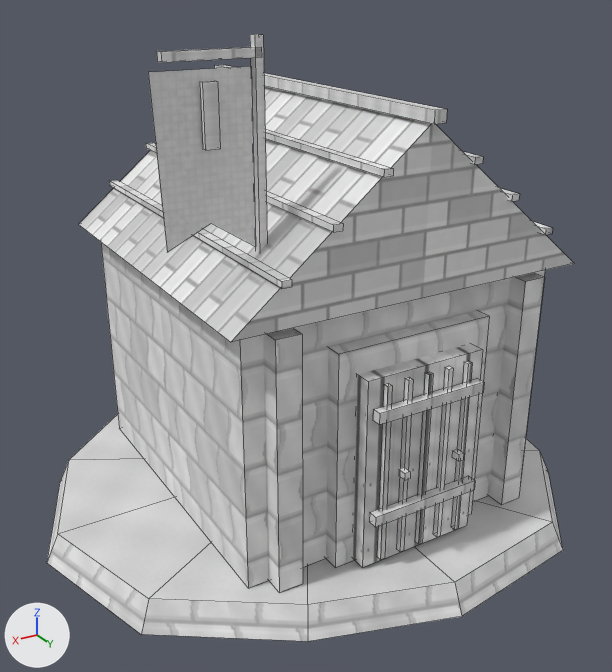
Before and after pictures for a commit that changed the OBJ model Unity/Assets/Eldoria/ExperimentalAshenCitadel/Meshes/Ashen_Barracks.obj.
Both versions are drawn from a camera (50 mm lens) standing at (5.01, 8.29, 6.05) and looking at (0.23, 0.32, 2.06). Lighting does not change. The marker at lower left points along +X, +Y and +Z. The older version comes first. Mesh edges are drawn as thin lines. Where no turn or scale is listed for an object, it has been applied to the vertices. Vertices at exactly the same position are counted once.

Objects in the first picture: 'Ashen_Barracks'.
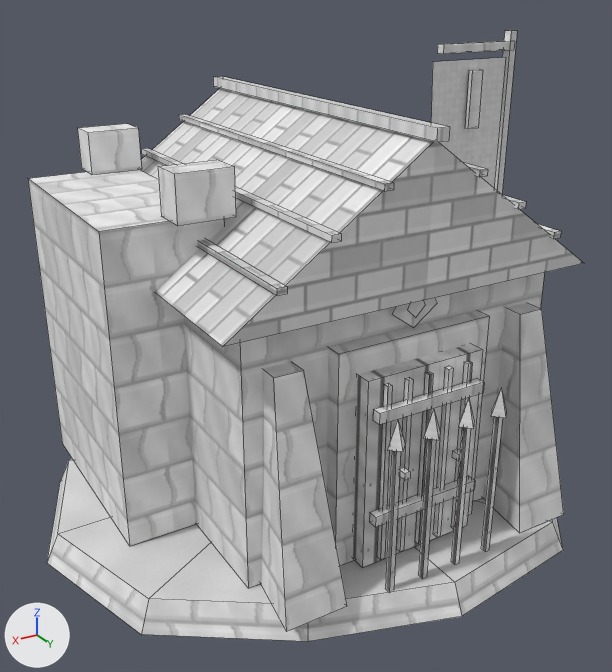
The edits, one by one:
me_ashen_barracks is used by ob_ashen_barracks; location (0.0, 0.0, 0.0).
me_ashen_barracks had 228 vertices, 173 faces and spanned x -3.21..3.48, y -3.0..3.11, z -0.15..5.55.
me_ashen_barracks now has 312 vertices, 233 faces and spans x -3.21..3.48, y -3.0..3.11, z -0.15..5.5.
me_ashen_barracks part 1: a new loose piece, a box spanning x 1.4..2.7, y -1.95..0.65, z 0.2..3.8, in mat_stone (picture img_ashenstone_png).
me_ashen_barracks part 2: a new loose piece, a box spanning x 1.36..1.99, y -2.15..-1.75, z 3.8..4.3, in mat_cut (picture img_ashenstone_png).
me_ashen_barracks part 3: the loose piece of 8 vertices spanning x 1.36..1.44, y 1.41..1.5, z 2.65..5.55 is moved by (-2.85, 0.1, -0.05).
me_ashen_barracks part 4: a new loose piece, a box spanning x -1.47..-0.55, y 1.505..1.595, z 5.32..5.4, in mat_brass (picture img_ashenmetal_png).
me_ashen_barracks part 5: the loose piece of 5 vertices spanning x 1.48..2.42, y 1.49, z 3.68..5.3 is moved by (-2.85, 0.1, -0.05).
me_ashen_barracks part 6: the loose piece of 8 vertices spanning x 1.84..1.98, y 1.52..1.57, z 4.64..5.2 is moved by (-2.85, 0.1, -0.05).
me_ashen_barracks part 7: a new loose piece, a box spanning x -0.678..-0.623, y 2.665..2.735, z 0.18..1.88, in mat_wood (picture img_ashenwood_png).
me_ashen_barracks part 8: a new loose piece, a box spanning x -0.248..-0.192, y 2.665..2.735, z 0.18..1.88, in mat_wood (picture img_ashenwood_png).
me_ashen_barracks part 9: a new loose piece, a box spanning x 0.192..0.248, y 2.665..2.735, z 0.18..1.88, in mat_wood (picture img_ashenwood_png).
me_ashen_barracks part 10: a new loose piece, a box spanning x 0.623..0.678, y 2.665..2.735, z 0.18..1.88, in mat_wood (picture img_ashenwood_png).
Part 11, on me_ashen_barracks:
12 vertices are removed from x -1.66..1.66, y 1.92..2.18, z 0.2..3.02.
12 faces are deleted.
5 vertices in x -0.07..0.07, y -2.27..-2.17, z 4.8..4.92 move by (0.0, -0.05, -0.15).
5 vertices in x -0.07..0.07, y 2.18..2.28, z 4.8..4.92 move by (0.0, 0.05, -0.15).
4 vertices in x -1.1..-1.0, y -2.24, z 3.95..4.01 move by (-0.05, -0.05, -0.07).
4 vertices in x 1.0..1.1, y -2.24, z 3.95..4.01 move by (0.05, -0.05, -0.07).
4 vertices in x -1.62..-1.52, y -2.24, z 3.53..3.59 move by (-0.08, -0.05, -0.04).
4 vertices in x 1.52..1.62, y -2.24, z 3.53..3.59 move by (0.08, -0.05, -0.04).
40 vertices move from x -2.1..2.1, y -2.24..2.24, z 0.2..4.44 to x -2.2..2.2, y -2.29..2.29, z 0.2..4.33.
40 vertices are added at x -1.87..1.87, y 1.7..2.81, z 0.2..3.41.
6 new faces join them, mat_stone (picture img_ashenstone_png).
4 new faces join them, mat_stonelight (picture img_ashenstone_png).
2 new faces join them, mat_cut (picture img_ashenstone_png).
16 new faces join them, mat_iron (picture img_ashenmetal_png).
1 new face joins them, mat_brass (picture img_ashenmetal_png).
1 new face joins them, mat_banner (picture img_ashencloth_png).
me_ashen_barracks part 12: 50 kept faces spanning x -2.2..2.2, y -2.32..2.33, z 3.1..4.77 get new texture (UV) coordinates.
me_ashen_barracks part 13: 6 faces spanning x 1.36..1.99, y 0.45..0.85, z 3.8..4.3 switch from mat_brass (picture img_ashenmetal_png) to mat_cut (picture img_ashenstone_png).
Other edits to the shape of me_ashen_barracks do not show in these pictures.

Boxes (x1, y1, x2, y2) around the edits, measured in the pictures (612 x 672 px; the box of a moved part takes in the faces that stretch with it):
'Ashen_Barracks', reshaped
    before: (47, 34, 574, 641)
    after: (28, 30, 583, 641)
part 1 of me_ashen_barracks, added
    after: (28, 170, 224, 546)
part 2 of me_ashen_barracks, added
    after: (77, 124, 141, 175)
part 3 of me_ashen_barracks, moved or reshaped
    before: (250, 34, 267, 251)
    after: (494, 30, 517, 194)
part 4 of me_ashen_barracks, added
    after: (437, 41, 515, 54)
part 5 of me_ashen_barracks, moved or reshaped
    before: (148, 66, 256, 252)
    after: (431, 57, 506, 188)
part 6 of me_ashen_barracks, moved or reshaped
    before: (200, 81, 220, 150)
    after: (465, 70, 483, 129)
part 7 of me_ashen_barracks, added
    after: (481, 416, 503, 551)
part 8 of me_ashen_barracks, added
    after: (451, 427, 470, 564)
part 9 of me_ashen_barracks, added
    after: (418, 439, 436, 578)
part 10 of me_ashen_barracks, added
    after: (385, 451, 401, 592)
part 11 of me_ashen_barracks, moved or reshaped
    before: (216, 65, 545, 593)
    after: (215, 77, 564, 631)
part 12 of me_ashen_barracks, surface changed
    before: (78, 47, 574, 342)
    after: (139, 77, 583, 347)
part 13 of me_ashen_barracks, recoloured
    before: (157, 47, 262, 63)
    after: (158, 160, 236, 226)
